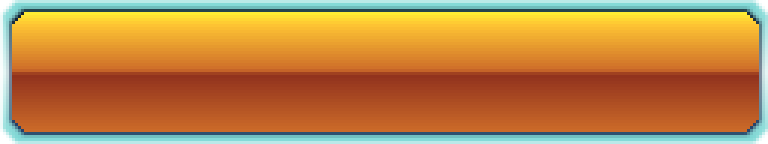
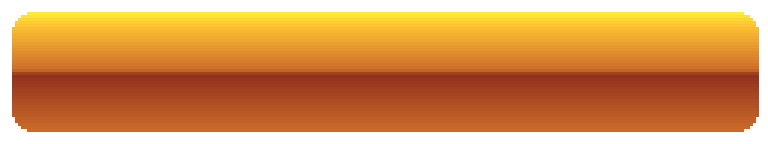
Layered file, before and after one edit (768px x 144px). Changes by layer:
painted on "bar" over [12,12,759,132]
hid "border" over [0,0,768,144]
